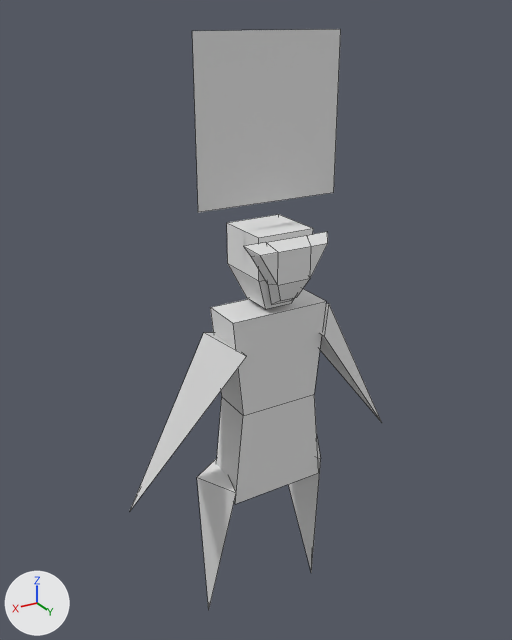
The Blender file Blender/char_base.blend: old version first, new version second.
Both versions are drawn from a camera (50 mm lens) standing at (2.06, 3.28, 3.72) and looking at (0.02, -0.11, 2.02). The axes (+X, +Y, +Z) are drawn at lower left. The lights are the same throughout. The older version comes first. Mesh edges are drawn as thin lines. Objects named as collision shapes, trigger or cutter boxes, shadow casters or lower levels of detail are left out.

The first picture shows 'Arm_L', 'Arm_R', 'Body', 'Head', 'Leg_L', 'Leg_R', 'Mask', 'Want'.
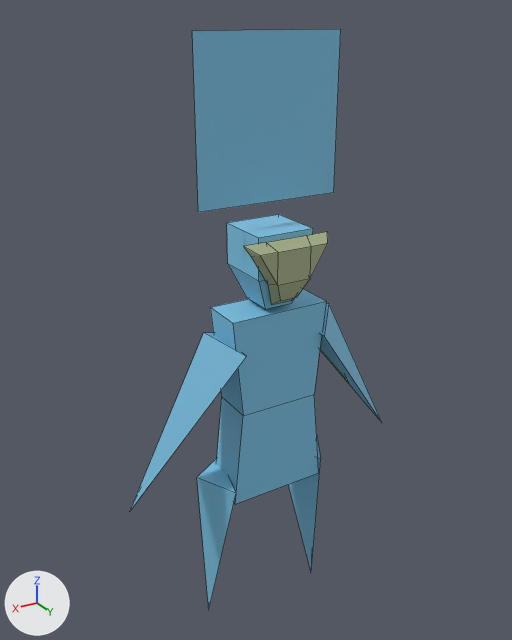
Commit message: NPC feedback when satisfied

Edits to the bpy script that builds the scene:
```text
Add mat_char_primary:
    mat_char_primary = principled_material('Char_primary')
    mat_char_primary.base_color = (0.207, 0.558, 0.8)  # blue #7ec5e7
Add mat_mask_primary:
    mat_mask_primary = principled_material('Mask_primary')
    mat_mask_primary.base_color = (0.402, 0.452, 0.258)  # greyish green #aab38b
Add mat_char_satisfied:
    mat_char_satisfied = principled_material('Char_satisfied')
    mat_char_satisfied.base_color = (0.108, 0.32, 0.082)  # green #5c9951
Change me_cube:
    where me_cube.from_pydata(...)  # 12 vertices, 10 faces; spans x -1.0..1.0, y -1.0..1.0, z -1.0..1.0
    remove me_cube.materials.append(mat_material)  # white #e7e7e7
    add me_cube.materials.append(mat_char_primary)  # blue #7ec5e7
Change me_plane:
    where me_plane.from_pydata(...)  # 4 vertices, 4 faces; spans x -0.67..1.33, y -1.33..0.67, z -0.93..0.31
    add me_plane.materials.append(mat_char_primary)  # blue #7ec5e7
Change me_plane_001:
    where me_plane_001.from_pydata(...)  # 4 vertices, 4 faces; spans x -0.67..1.33, y -1.33..0.67, z -0.93..0.31
    add me_plane_001.materials.append(mat_char_primary)  # blue #7ec5e7
Change me_plane_002:
    used by ob_arm_l; location = (-0.489, -0.004, 1.763); rotation_euler = (0.427, 0.412, 0.845), in degrees (24, 24, 48); scale = (0.14, 0.14, 0.923)
    verts and faces of me_plane_002; kept vertices keep their numbers, new ones are numbered from 4
    remove me_plane_002.from_pydata(...)  # 4 vertices, 4 faces; spans x -0.67..1.33, y -1.33..0.67, z -0.93..0.31
    add me_plane_002.from_pydata(...)  # 7 vertices, 5 faces; spans x -0.67..1.33, y -1.33..0.67, z -0.93..0.31
    me_plane_002 part 1
    add verts[4] = (0.06, -0.31, -0.4)  # pixel (349, 383)
    add verts[5] = (-0.19, -0.06, 0.07)
    add verts[6] = (-0.19, -0.81, 0.07)
    add faces += [(4, 6, 5)]  # mat_char_satisfied (green #5c9951)
    me_plane_002 part 2: 4 faces spanning x -0.67..1.33, y -1.33..0.67, z -0.93..0.31 switch from no material to mat_char_primary (blue #7ec5e7)
    add me_plane_002.materials.append(mat_char_satisfied)  # green #5c9951
Change me_plane_003:
    where me_plane_003.from_pydata(...)  # 4 vertices, 4 faces; spans x -0.67..1.33, y -1.33..0.67, z -0.93..0.31
    add me_plane_003.materials.append(mat_char_primary)  # blue #7ec5e7
Change me_cube_001:
    where me_cube_001.from_pydata(...)  # 12 vertices, 10 faces; spans x -1.0..1.0, y -1.0..1.0, z -1.33..1.26
    add me_cube_001.materials.append(mat_char_primary)  # blue #7ec5e7
Change me_cube_002:
    where me_cube_002.from_pydata(...)  # 20 vertices, 19 faces; spans x -2.56..2.56, y -0.39..0.55, z -1.04..1.91
    add me_cube_002.materials.append(mat_mask_primary)  # greyish green #aab38b
Change me_plane_004:
    where me_plane_004.from_pydata(...)  # 4 vertices, 1 face; spans x -1.0..1.0, y -1.0..1.0, z 0.0
    add me_plane_004.materials.append(mat_char_primary)  # blue #7ec5e7
```

Where the change shows, as pixel boxes [x1, y1, x2, y2] in the pictures (512 x 640 px):
'Want', recoloured (white to blue)
    both: [192, 29, 341, 212]
'Body', recoloured (white to blue)
    both: [210, 289, 326, 504]
'Arm_R', recoloured (white to blue)
    both: [130, 332, 247, 510]
'Mask', recoloured (white to greyish green)
    both: [243, 232, 328, 305]
'Head', recoloured (white to blue)
    both: [227, 214, 313, 309]
'Leg_R', recoloured (white to blue)
    both: [197, 458, 236, 609]
'Leg_L', recoloured (white to blue)
    both: [288, 439, 321, 573]
part 1 of me_plane_002, added
    after: [320, 348, 349, 383]
part 2 of me_plane_002, recoloured (white to blue)
    both: [319, 303, 381, 421]
